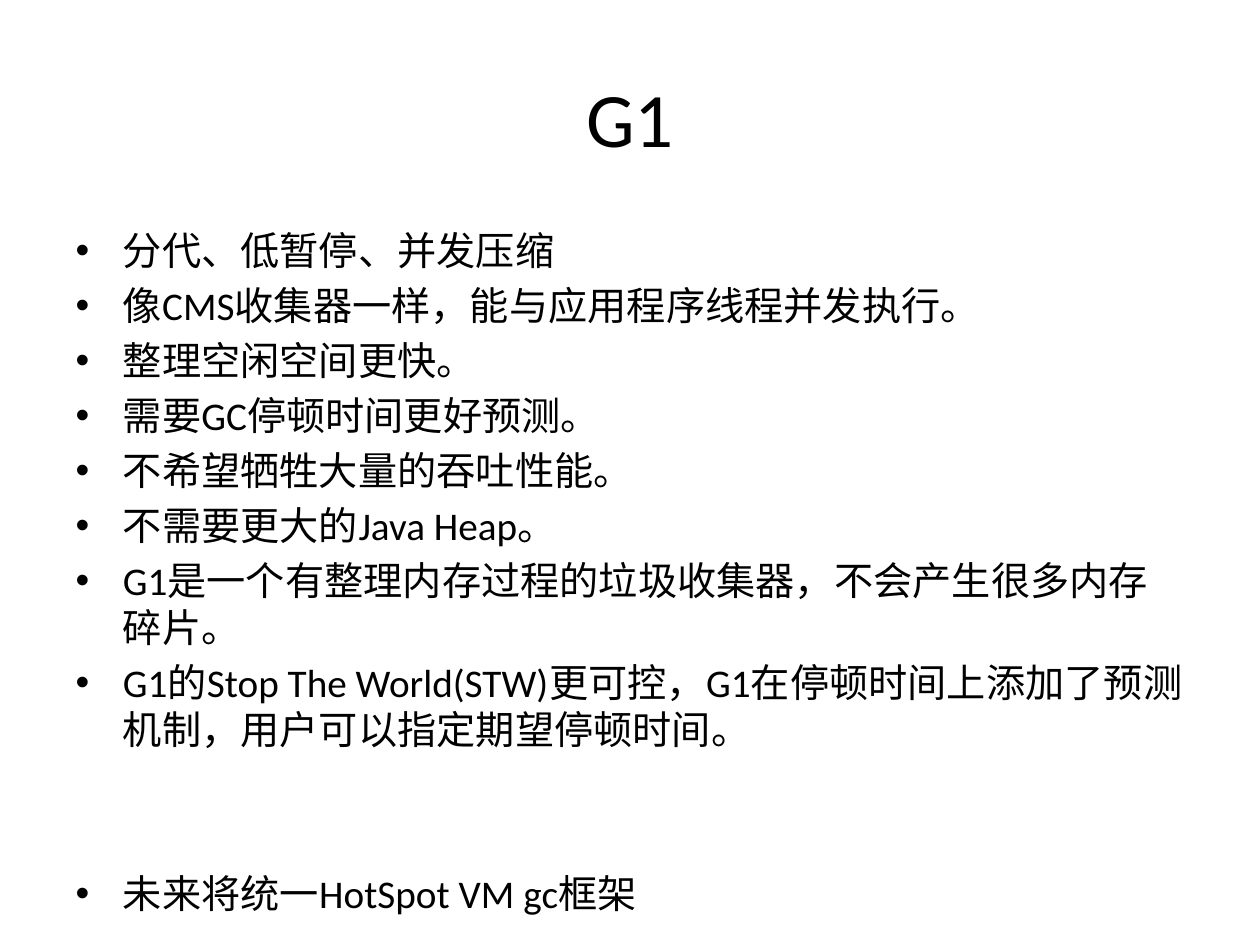
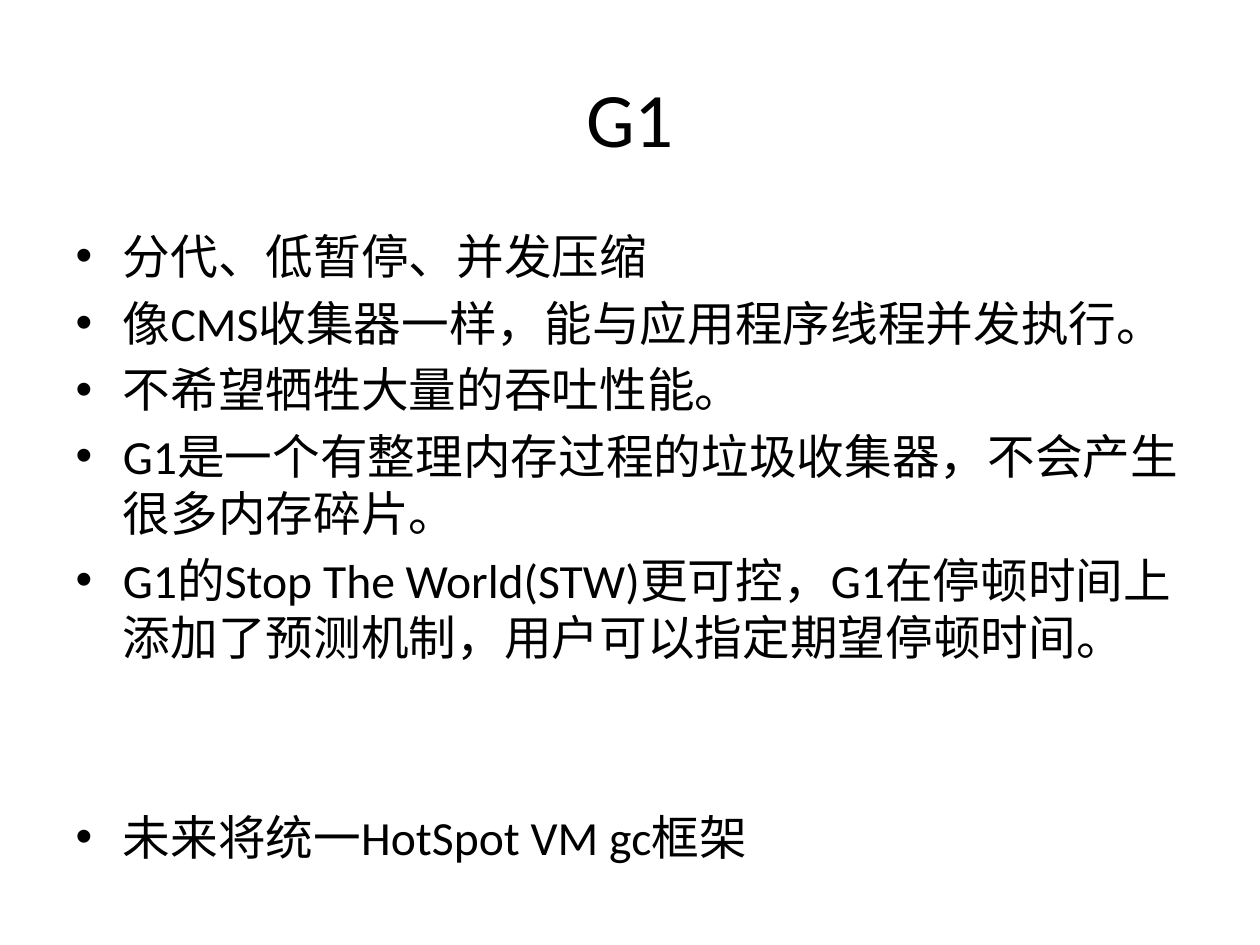
Before and after one commit to cyberdak/jdkintro, a slide deck: slide 24 of JDK 介绍.pptx. Drawn at 1260x945 pixels with LibreOffice and Linux fonts; fonts in the diff are those of the drawing. Boxes give left, top, right and bottom in pixels: in the first picture for what was removed or moved away, otherwise in the second. Text is boxed around its words. In the diff, an @@ line names an element or a change of style, - is before the commit and + after.

```diff
--- a/JDK 介绍.pptx
+++ b/JDK 介绍.pptx
@@ text "分代、低暂停、并发压缩" at bbox=[123, 234, 1178, 864]: size 22.4 to 27.2 pt @@
@@ text at bbox=[123, 342, 600, 433]: paragraphs removed @@
-• 整理空闲空间更快。
-• 需要GC停顿时间更好预测。
@@ text at bbox=[123, 507, 557, 547]: paragraph removed @@
-• 不需要更大的Java Heap。
```
Also in this commit, not shown: 3 other slides changed.
